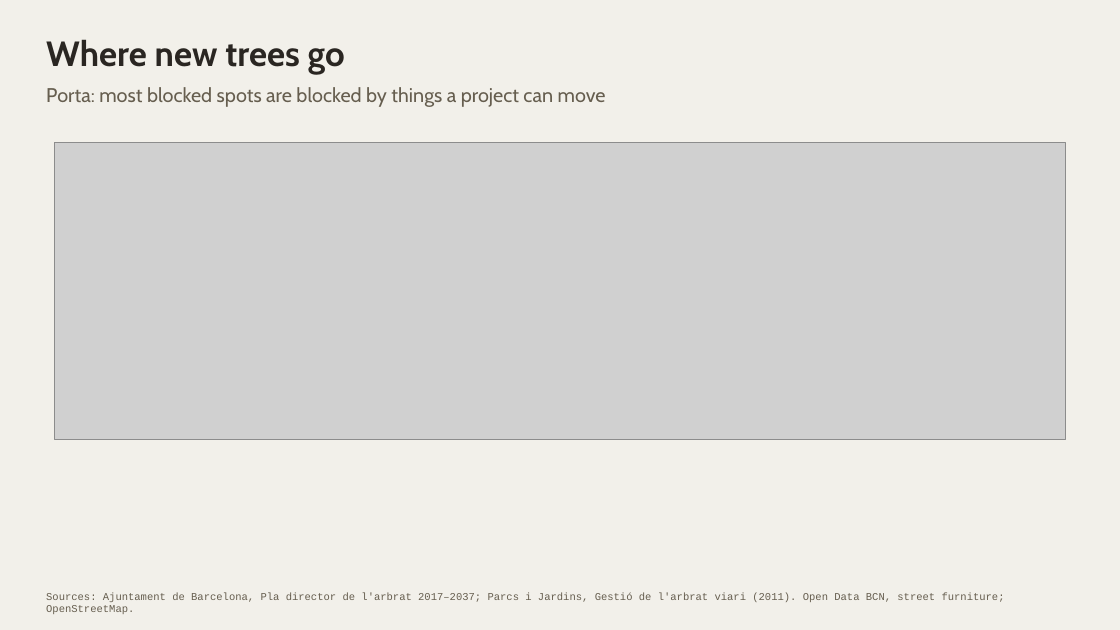
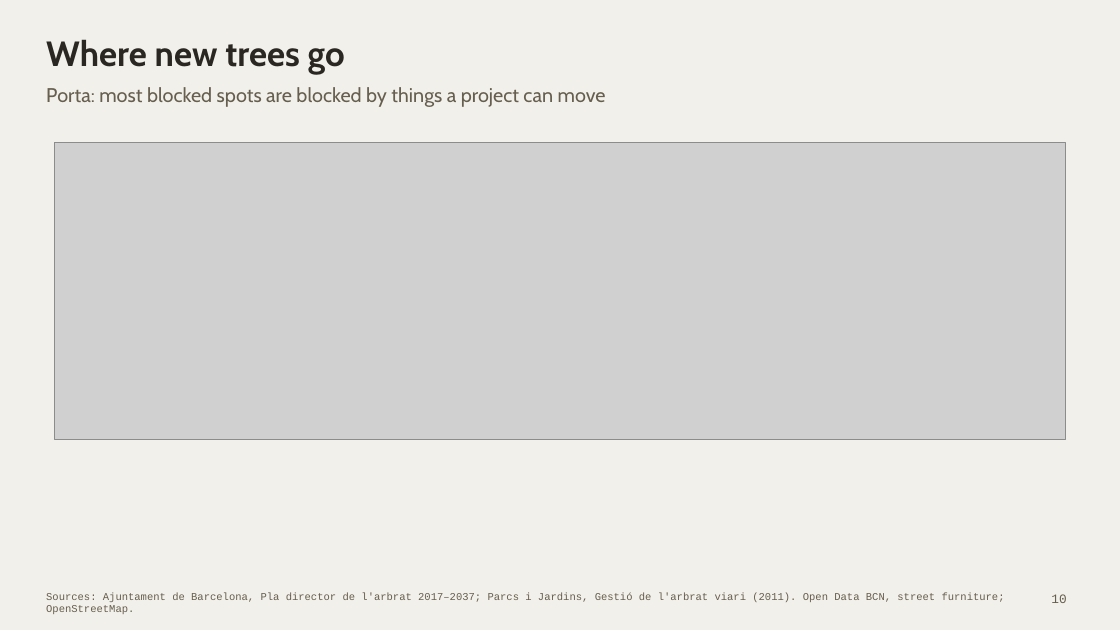
Before and after one commit to giofox96/shade-and-sponge, a slide deck: slide 10 of slides/midterm/shade_and_sponge_midterm_pechakucha.pptx. Drawn at 1120x630 pixels with LibreOffice and Linux fonts; fonts in the diff are those of the drawing; grey boxes stand for pictures. Boxes give left, top, right and bottom in pixels: in the first picture for what was removed or moved away, otherwise in the second. Text is boxed around its words. In the diff, an @@ line names an element or a change of style, - is before the commit and + after.

```diff
--- a/slides/midterm/shade_and_sponge_midterm_pechakucha.pptx
+++ b/slides/midterm/shade_and_sponge_midterm_pechakucha.pptx
@@ page number added at box(1051, 594, 1066, 603), 11 pt, text #665E4F @@
+10
```
Also in this commit, not shown: 14 other slides changed, 1 slide added, 4 other files.
